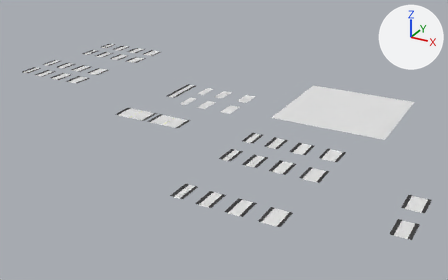
Two versions of the Blender file Modelos perfectos/Calles Revisados.blend, one commit apart.
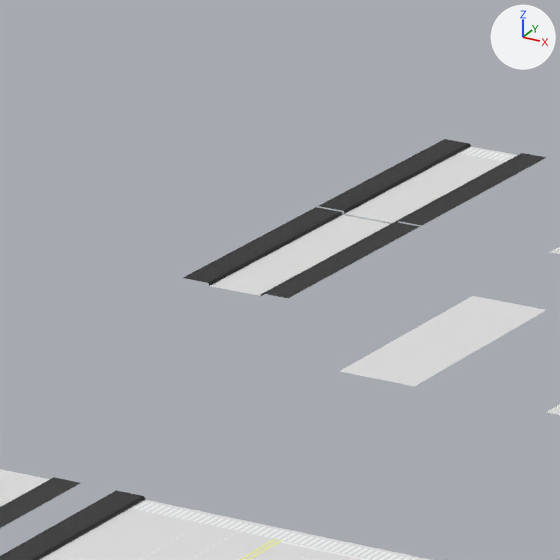
The first picture shows the older version from a camera (50 mm lens) standing at (316.0, -530.0, 200.0) and looking at (62.0, -69.0, -30.0). The close-ups show both versions on the part from 34% to 44% of the width and 26% to 43% of the height of that picture; other places that the commit changed are outside them. Every picture has the same lights, and +X, +Y and +Z are marked at upper right.

In view in the first close-up: '1CARRIL 1 ESTACIONAMIENTO TODO BIEN', '1CARRIL 1 ESTACIONAMIENTO TODO BIEN.004', '1CARRIL 12ESTACIONAMIENTO TODO BIEN.003', '2 carril 2 estacionamiento.005', '2 carril 2 estacionamiento.010'.
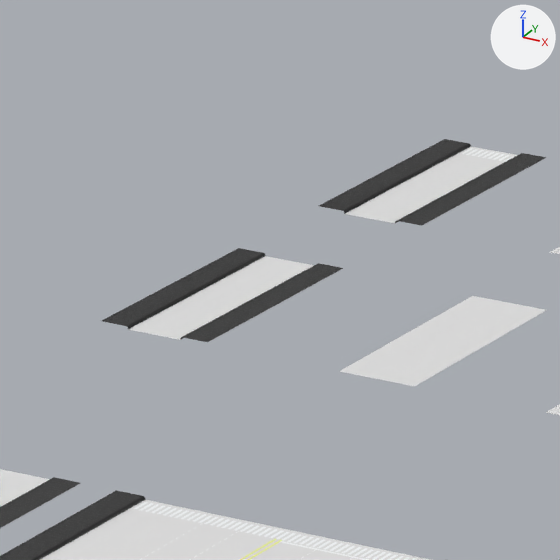
Pixel boxes [x1, y1, x2, y2] of what changed, in the close-ups (560 x 560 px):
'1CARRIL 1 ESTACIONAMIENTO TODO BIEN', moved
    before: [183, 207, 420, 298]
    after: [102, 248, 343, 342]

The change in detail:
Object '1CARRIL 1 ESTACIONAMIENTO TODO BIEN' (ob_1carril_1_estacionamiento_todo_bien) moves from (2.01, -55.47, 0.13) to (2.01, -67.16, 0.13).
